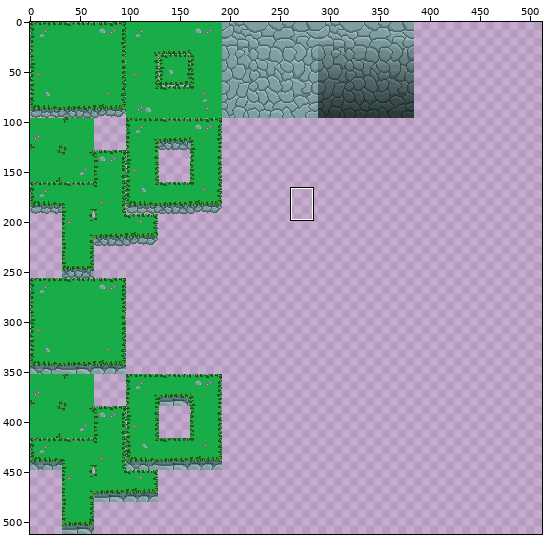
Two versions of one sprite sheet, godot game's/Tile.png. Above: a wide view before the commit, with the close-up outlined.
Close-up. As it was:
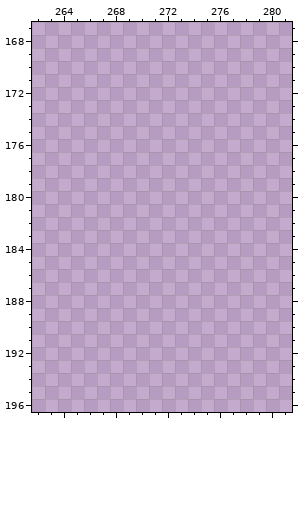
The file is 512x512 pixels. Colours within 5 levels of each other are drawn and written as one. Shown: x 262..281, y 167..196. The commit also changed other parts of the picture, which this record leaves out.
Once edited:
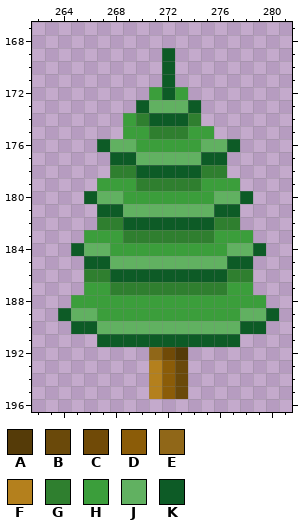
Palette (. is transparent): A #553b08  B #6a490a  C #704a07  D #8b5c08  E #906718  F #b4801d  G #2f7f2f  H #3b9e3b  J #61b161  K #0d5b26
Edits made:
The edit adds colour A in row 192 at x 273.
The edit adds colour B in rows 193 to 195 at x 273.
The edit adds colour C in row 192 at x 272.
The edit adds colour D in rows 193 to 195 at x 272.
The edit adds colour E in row 192 at x 271.
The edit adds colour F in rows 193 to 195 at x 271.
The edit adds colour G in row 174 at x 270 and 274; in row 175 at x 271 to 273; in row 178 at x 268 to 269 and 275 to 276; in row 179 at x 270 to 274; in row 182 at x 267 to 268 and 276 to 277; in row 183 at x 269 to 275.
The edit adds colour G in row 186 at x 266 to 267 and 277 to 278; in row 187 at x 268 to 276.
The edit adds colour H in row 172 at x 271 and 273; in row 174 at x 269; in row 175 at x 269 to 270 and 274 to 275; in row 176 at x 270 to 274; in row 179 at x 267 to 269 and 275 to 277; in row 180 at x 269 to 275.
The edit adds colour H in row 183 at x 266 to 268 and 276 to 278; in row 184 at x 268 to 276; in row 187 at x 266 to 267 and 277 to 278; in row 188 at x 265 to 279; in row 189 at x 267 to 277.
The edit adds colour J in row 173 at x 271 to 273; in row 176 at x 268 to 269 and 275 to 276; in row 177 at x 270 to 274; in row 180 at x 267 to 268 and 276 to 277; in row 181 at x 269 to 275; in row 184 at x 266 to 267 and 277 to 278.
The edit adds colour J in row 185 at x 268 to 276; in row 189 at x 265 to 266 and 278 to 279; in row 190 at x 267 to 277.
The edit adds colour K in rows 169 to 172 at x 272; in row 173 at x 270 and 274; in row 174 at x 271 to 273; in row 176 at x 267 and 277; in row 177 at x 268 to 269 and 275 to 276; in row 178 at x 270 to 274.
The edit adds colour K in row 180 at x 266 and 278; in row 181 at x 267 to 268 and 276 to 277; in row 182 at x 269 to 275; in row 184 at x 265 and 279; in row 185 at x 266 to 267 and 277 to 278; in row 186 at x 268 to 276.
The edit adds colour K in row 189 at x 264 and 280; in row 190 at x 265 to 266 and 278 to 279; in row 191 at x 267 to 277.
Pixel boxes of the changes (left, top, right, bottom) in both close-ups:
added: (58, 48, 279, 399)
